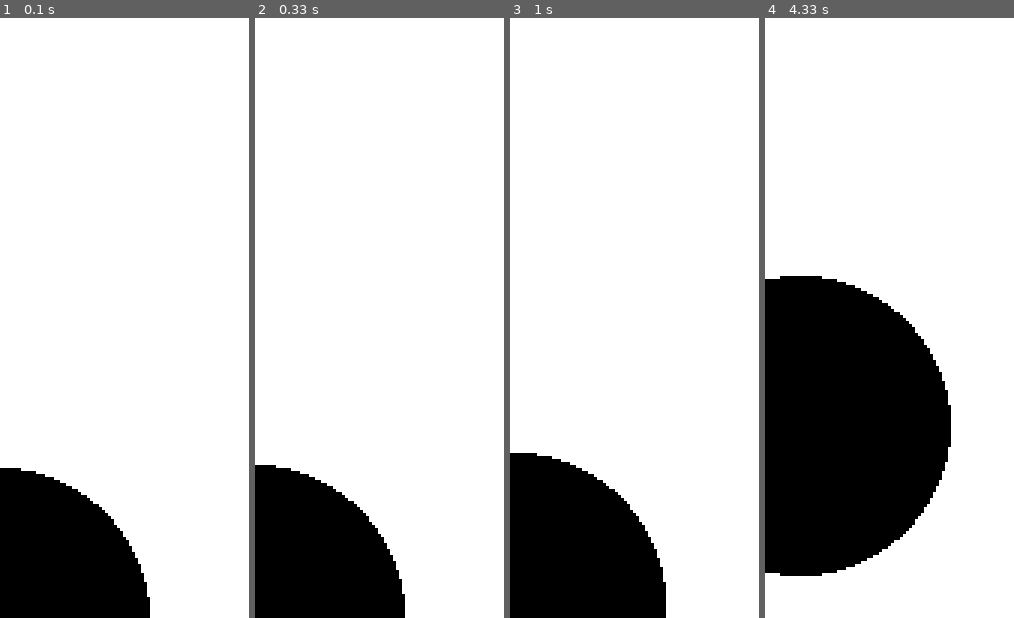
Above: before the commit, frames 1-4 (left to right).
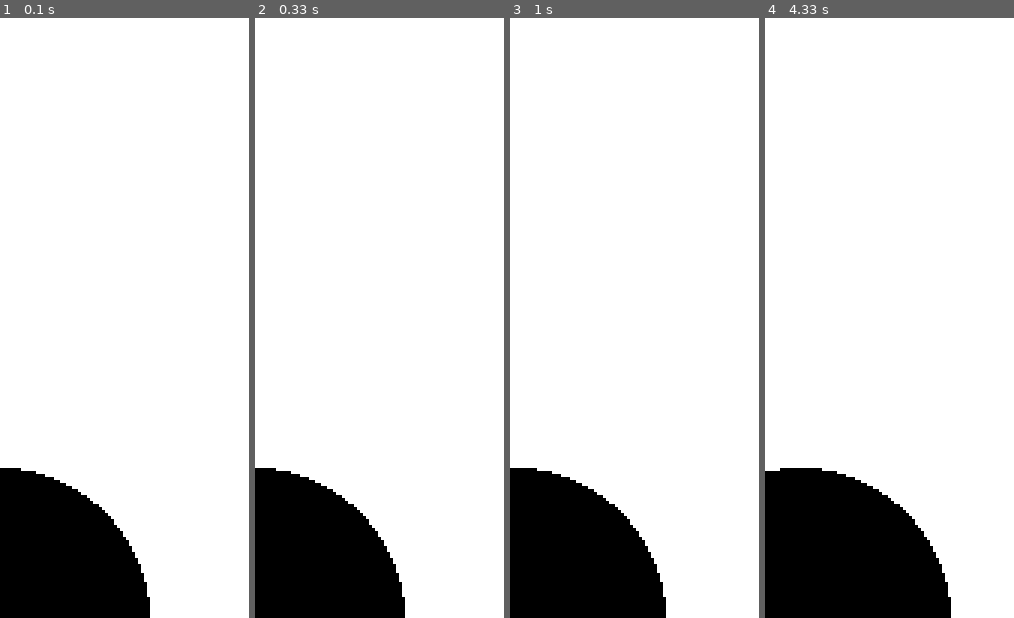
Above: after the commit, the same moments.

Repository: icedemon099/Platformer
Game: pygame game, started from Main.py
Same seed, same stepped clock (60 frames per second), same inputs: the game is played once before the commit and once after it.
Inputs:
- Up to frame 1 (0.1 s): no input
- Up to frame 2 (0.33 s): no input
- Up to frame 3 (1 s): hold Right 0.33-0.8 s; hold Up from 0.83 s (still down)
- Up to frame 4 (4.33 s): release Up at 1.13 s; hold Right 1.17-1.63 s; hold Left 1.67-2.2 s; hold Down 2.23-2.53 s; hold Left 2.57-2.97 s; hold Right 3.4-4.03 s; hold Down from 4.07 s (still down)

Frame 1 is identical in both runs. In frame 2, 0.3% of the frame differs, in the area x 0-61%, y 74-97%; in frame 3, 1.6%; in frame 4, 30%, in the area x 0-75%, y 43-100%.

Commit message:
Fixed a gravity mistake

Diff:
--- a/Jumper.py
+++ b/Jumper.py
@@ -23,7 +23,7 @@
         pass
 
     def update(self):
-        self.yspeed += 9.8*self.delta
+        self.yspeed += -9.8*self.delta
         if not self.moved and self.xspeed:
             xspeedprev = self.xspeed
             self.xspeed += math.copysign(6*self.delta, -1*self.xspeed)
